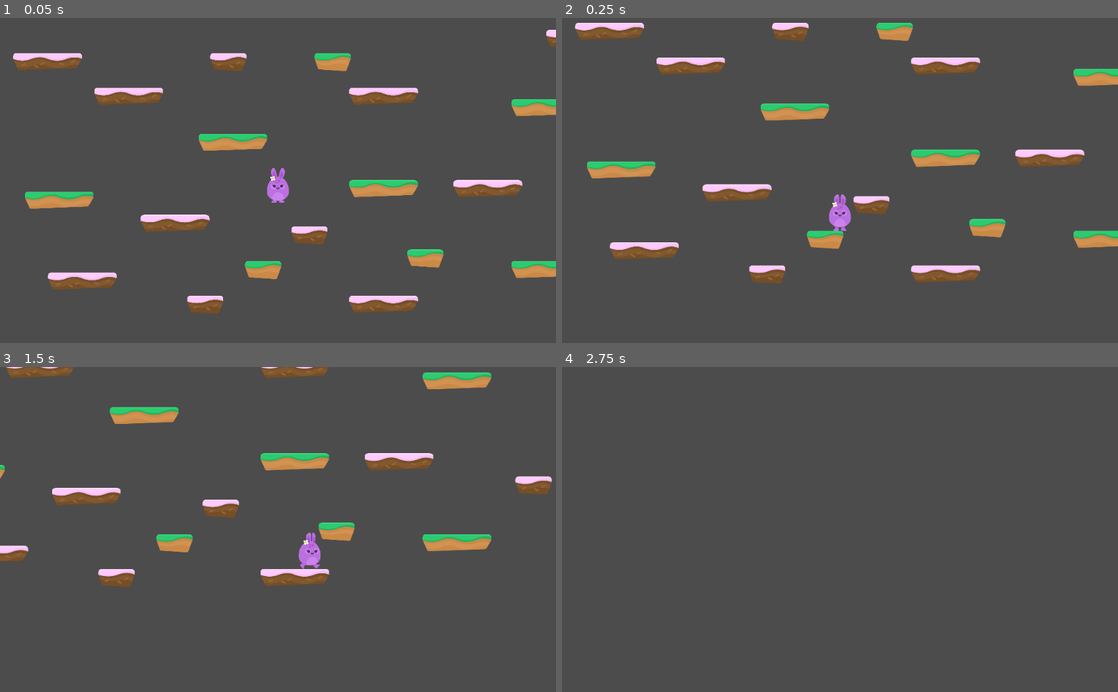
Above: before the commit, frames 1-4 (two rows, left to right).
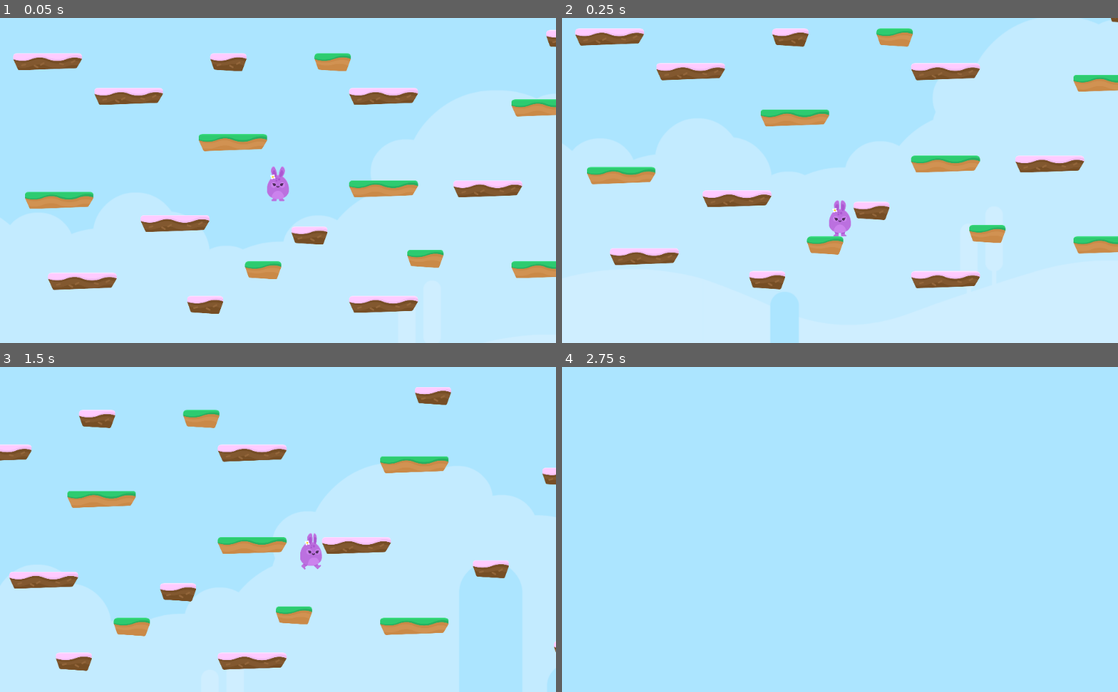
Above: after the commit, the same moments.

Repository: narujib/Godot-Game
Game: Godot game, scene res://Levels/Level1.tscn
The game is run twice, just before and just after one commit, with the same random seed, the same clock (stepped at 60 frames per second) and the same inputs.
Inputs:
- Up to frame 1 (0.05 s): no input
- Up to frame 2 (0.25 s): no input
- Up to frame 3 (1.5 s): hold D (right) from 0.53 s (still down); tap W (jump) at 0.77 s
- Up to frame 4 (2.75 s): tap W (jump) at 1.52 s; release D (right) at 2.03 s; hold A (left) from 2.03 s (still down)

The runs differ from the first frame. In frame 1, 92% of the frame differs, in the area x 0-100%, y 0-100%; in frame 2, 98%; in frame 3, 100%; in frame 4, 100%.

Commit message:
parallax bg

Diff:
--- a/Player/Player.gd
+++ b/Player/Player.gd
@@ -2,10 +2,10 @@
 
 var motion = Vector2(0,0)
 
-const SPEED = 1000
-const GRAVITY = 300
+const SPEED = 1500
+const GRAVITY = 200
 const UP = Vector2(0,-1)
-const JUMP_SPEED = 4000
+const JUMP_SPEED = 3500
 
 signal animate
 
@@ -19,6 +19,8 @@
 func apply_gravity():
 	if is_on_floor():
 		motion.y = 0
+	elif is_on_floor():
+		motion.y = 1
 	else:
 		motion.y += GRAVITY
 
--- a/Player/Player.tscn
+++ b/Player/Player.tscn
@@ -1,7 +1,11 @@
-[gd_scene load_steps=4 format=2]
+[gd_scene load_steps=8 format=2]
 
 [ext_resource path="res://Player/PlayerAnimation.tscn" type="PackedScene" id=1]
 [ext_resource path="res://Player/Player.gd" type="Script" id=2]
+[ext_resource path="res://GFX/Background/bg_layer1.png" type="Texture" id=3]
+[ext_resource path="res://GFX/Background/bg_layer2.png" type="Texture" id=4]
+[ext_resource path="res://GFX/Background/bg_layer4.png" type="Texture" id=5]
+[ext_resource path="res://GFX/Background/bg_layer3.png" type="Texture" id=6]
 
 [sub_resource type="CapsuleShape2D" id=1]
 radius = 61.0
@@ -21,6 +25,49 @@
 [node name="Camera2D" type="Camera2D" parent="."]
 current = true
 zoom = Vector2( 3, 3 )
+limit_smoothed = true
 smoothing_enabled = true
 
+[node name="ParallaxBackground" type="ParallaxBackground" parent="Camera2D"]
+scroll_ignore_camera_zoom = true
+
+[node name="ParallaxLayer" type="ParallaxLayer" parent="Camera2D/ParallaxBackground"]
+motion_scale = Vector2( 1, -1000 )
+motion_mirroring = Vector2( 2048, 2048 )
+
+[node name="TextureRect" type="TextureRect" parent="Camera2D/ParallaxBackground/ParallaxLayer"]
+margin_right = 40.0
+margin_bottom = 40.0
+texture = ExtResource( 3 )
+
+[node name="ParallaxLayer2" type="ParallaxLayer" parent="Camera2D/ParallaxBackground"]
+motion_scale = Vector2( 0.25, 1 )
+motion_offset = Vector2( 0, -750 )
+motion_mirroring = Vector2( 2048, 0 )
+
+[node name="TextureRect" type="TextureRect" parent="Camera2D/ParallaxBackground/ParallaxLayer2"]
+margin_right = 40.0
+margin_bottom = 40.0
+texture = ExtResource( 4 )
+
+[node name="ParallaxLayer3" type="ParallaxLayer" parent="Camera2D/ParallaxBackground"]
+motion_scale = Vector2( 0.5, 1 )
+motion_offset = Vector2( 0, -750 )
+motion_mirroring = Vector2( 2048, 0 )
+
+[node name="TextureRect" type="TextureRect" parent="Camera2D/ParallaxBackground/ParallaxLayer3"]
+margin_right = 40.0
+margin_bottom = 40.0
+texture = ExtResource( 6 )
+
+[node name="ParallaxLayer4" type="ParallaxLayer" parent="Camera2D/ParallaxBackground"]
+motion_scale = Vector2( 0.75, 1 )
+motion_offset = Vector2( 0, -750 )
+motion_mirroring = Vector2( 2048, 0 )
+
+[node name="TextureRect" type="TextureRect" parent="Camera2D/ParallaxBackground/ParallaxLayer4"]
+margin_right = 40.0
+margin_bottom = 40.0
+texture = ExtResource( 5 )
+
 [connection signal="animate" from="." to="PlayerAnimation" method="_on_Player_animate"]
